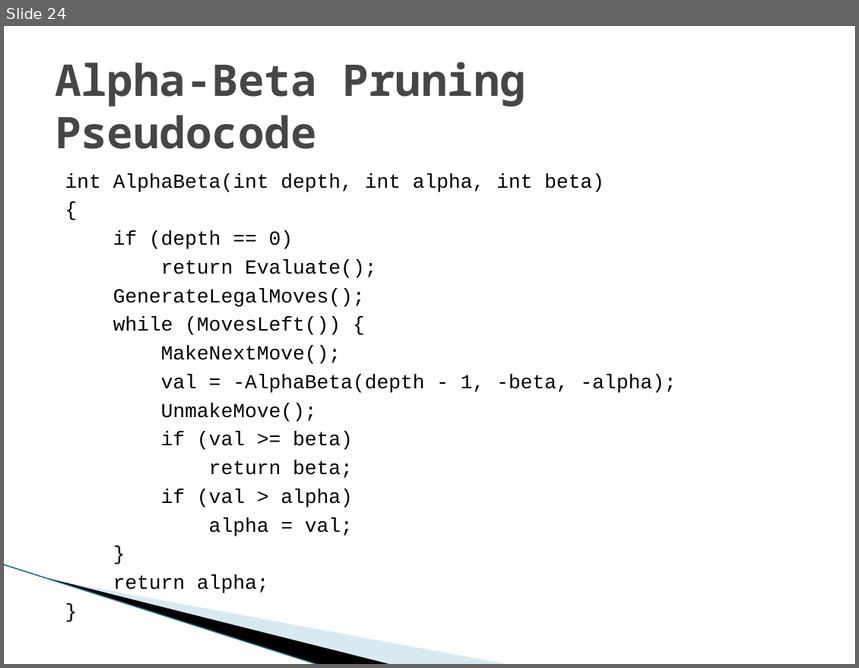
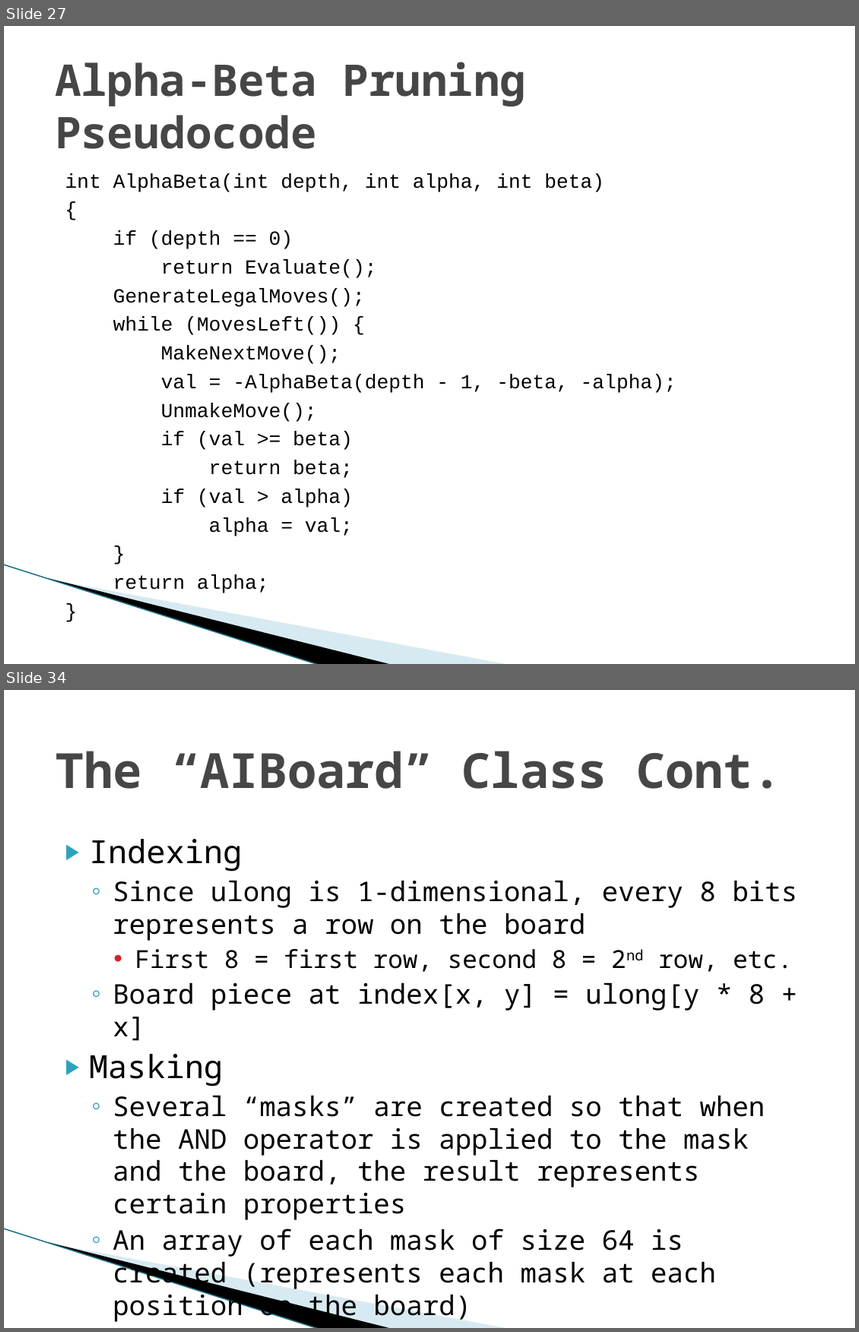
Before and after one commit to TadCordle/Senior-Project, a slide deck: Game Theory and Artificial Intelligence Design.pptx. Shown one above the other, each under a label of ours: slide 24 before the commit, slides 27 and 34 after it; the slides between them are not shown. The pictures are 859x668 and 859x1332 pixels, drawn with LibreOffice and Linux fonts; fonts in the diff are those of the drawing; background and template pictures are left out. Boxes give left, top, right and bottom in pixels: in the first picture for what was removed or moved away, otherwise in the second. Text is boxed around its words. In the diff, an @@ line names an element or a change of style, - is before the commit and + after.

```diff
--- a/Game Theory and Artificial Intelligence Design.pptx
+++ b/Game Theory and Artificial Intelligence Design.pptx
@@ slide 34 added at (4, 690, 855, 1328), background #FFFFFF; not listed: 3 template elements that a slide beside it also shows @@
@@ title added at (55, 751, 781, 789), 41 pt, text #464646, bold @@
+The “AIBoard” Class Cont.
@@ text added at (89, 839, 798, 1323), 23 pt, text #000000 @@
+▶ Indexing
+  ◦ Since ulong is 1-dimensional, every 8 bits represents a row on the board
+    • First 8 = first row, second 8 = 2nd row, etc.
+  ◦ Board piece at index[x, y] = ulong[y * 8 + x]
+▶ Masking
+  ◦ Several “masks” are created so that when the AND operator is applied to the mask and the board, the result represents certain properties
+  ◦ An array of each mask of size 64 is created (represents each mask at each position on the board)
@@ what was slide 24 is now slide 27 @@
```
Also in this commit, not shown: 6 slides changed, 16 other slides added.
